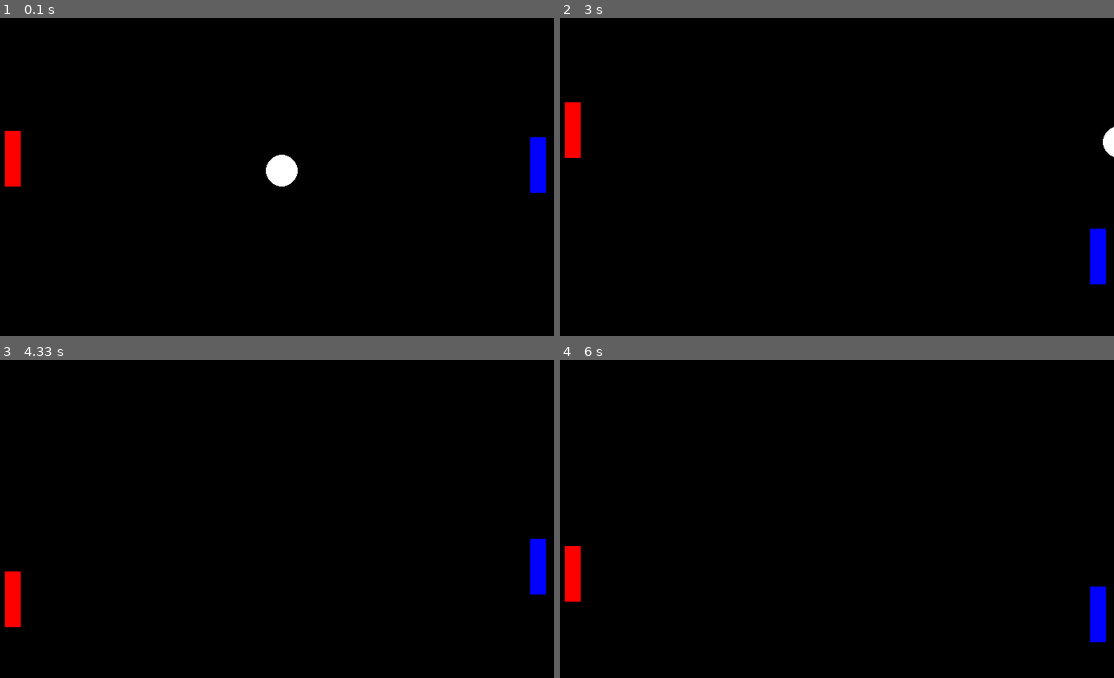
Above: before the commit, frames 1-4 (two rows, left to right).
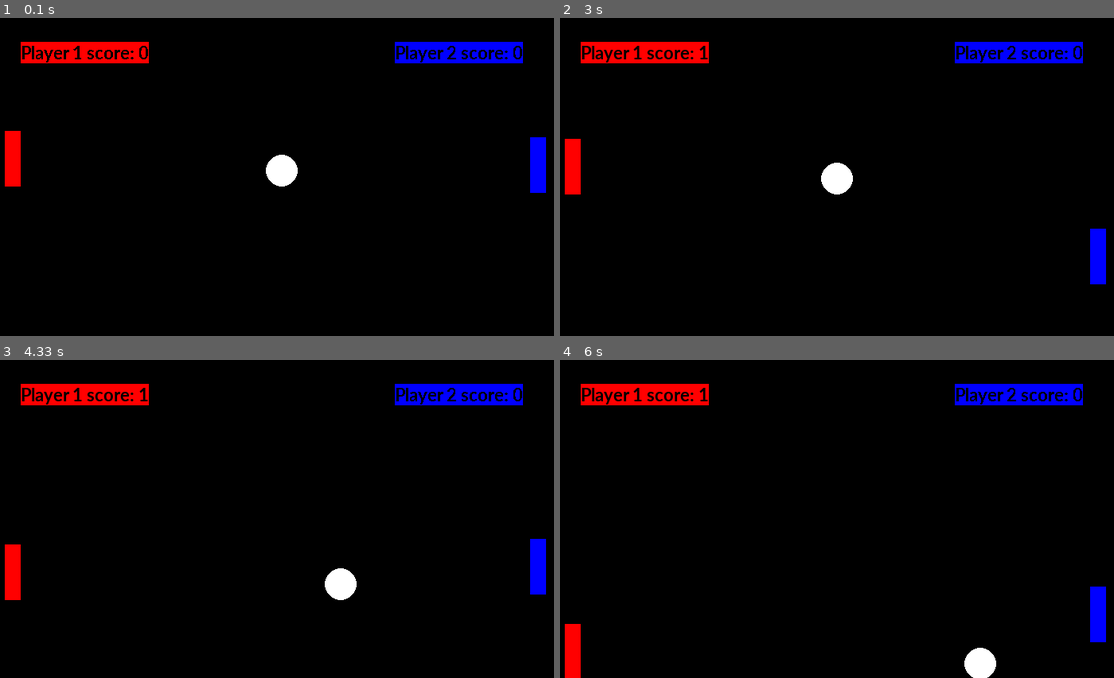
Above: after the commit, the same moments.

Repository: dc-turnbullo/turnbullo-python-classwork
Game: pygame game, started from pygame_practice/Pong.py
Two runs of this game, one before a commit and one after it. Both use one fixed random seed, a clock stepped at 60 frames per second and the inputs below.
Inputs:
- Up to frame 1 (0.1 s): no input
- Up to frame 2 (3 s): hold Down 0.33-0.8 s; hold Up 0.83-1.2 s; hold Down 1.23-1.6 s; hold Up 1.63-1.93 s; hold Down 1.97-2.27 s; hold Up 2.3-2.67 s; hold Down from 2.7 s (still down)
- Up to frame 3 (4.33 s): release Down at 3.07 s; hold Up 3.1-3.4 s; hold Down 3.43-3.73 s; hold Up 3.77-4.13 s; hold Down from 4.17 s (still down)
- Up to frame 4 (6 s): release Down at 4.53 s; hold Up 4.57-4.87 s; hold Down 4.9-5.2 s; hold Up 5.23-5.6 s; hold Down from 5.63 s (still down)

The runs differ from the first frame. In frame 1, 2.5% of the frame differs, in the area x 3-95%, y 7-15%; in frame 2, 3.8%; in frame 3, 3.5%; in frame 4, 4.0%, in the area x 0-95%, y 7-100%.

Commit message:
pongington

Diff:
--- a/pygame_practice/Pong.py
+++ b/pygame_practice/Pong.py
@@ -30,6 +30,11 @@
 p2tly = 150
 p2xlen = 20
 p2ylen = 70
+def resetball(ballspeed,ballx,bally):
+    ballspeed = 1
+    ballx = 350
+    bally = 200
+    return ballspeed,ballx,bally
 
 def p2movedown(p2tly):
     p2tly+=5
@@ -74,12 +79,12 @@
     bally = bally + (ballspeed * balldiry)
     p1tly = p1tly + (ballspeed * balldiry)
 
-    if (ballx >= p2tlx and ballx<= p2tlx + p2xlen) and (bally >= p2tly and bally <= p2tly + p2ylen):
+    if ((ballx+20) >= p2tlx and (ballx+20)<= p2tlx + p2xlen) and (bally >= p2tly and bally <= p2tly + p2ylen):
         balldirx = balldirx * -1
         ballspeed = ballspeed + 1
         print("ball touched paddel")
 
-    if (ballx >= p1tlx and ballx<= p1tlx + p1xlen) and (bally >= p1tly and bally <= p1tly + p1ylen):
+    if ((ballx-20) >= p1tlx and (ballx-20)<= p1tlx + p1xlen) and (bally >= p1tly and bally <= p1tly + p1ylen):
         balldirx = balldirx * -1
         ballspeed = ballspeed + 1
         print("ball touched paddel")
@@ -87,10 +92,26 @@
 
     if bally <=0 or bally >= 400:
         balldiry *= -1
-        touched = False
-
-    text = font.render("Player 1 score: ", p1score, True, red)
-    text = font.render("Player 2 score: ", p2score, True, blue)
 
 
+    text = font.render("Player 1 score: "+ str(p1score), p1score, True, red)
+    text2 = font.render("Player 2 score: " + str(p2score), p2score, True, blue)
+
+    screen.blit(text2, [500, 30])
+    screen.blit(text, [30, 30])
+
+    if ballx > 700:
+        p1score +=1
+        ballspeed,ballx,bally = resetball(ballspeed,ballx,bally)
+        p1tlx = 10
+        p1tly = 150
+
+
+
+    if ballx<0:
+        p2score +=1
+        ballspeed,ballx,bally = resetball(ballspeed,ballx,bally)
+        p1tlx = 10
+        p1tly = 150
+
     pygame.display.flip()
